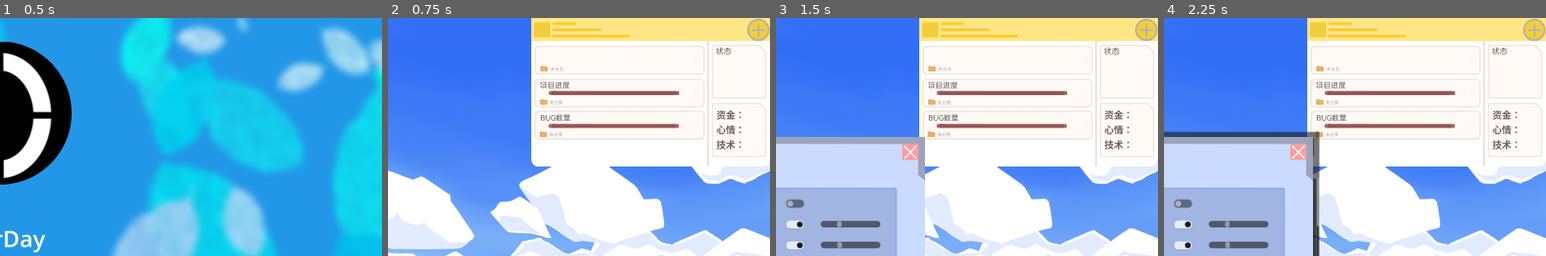
Above: before the commit, frames 1-4 (left to right).
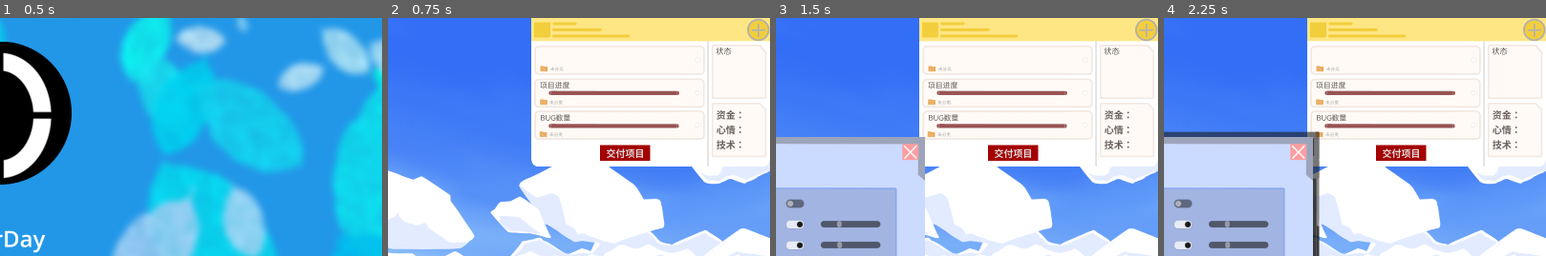
Above: after the commit, the same moments.

Repository: qfwj-lyy/DD
Game: Godot game, scene res://scenes/game_manager.tscn
Two runs of this game, one before a commit and one after it. Both use one fixed random seed, a clock stepped at 60 frames per second and the inputs below.
Inputs (mouse positions are % of the whole screen's width and height, from its top left):
- Up to frame 1 (0.5 s): no input
- Up to frame 2 (0.75 s): click (50, 69) at 0.5 s
- Up to frame 3 (1.5 s): click "设置" at 1.25 s
- Up to frame 4 (2.25 s): click "浏览器" at 2 s
The pictures show only the part of the screen within x 50-100%, y 0-50%; the shares and areas given below are measured in that part.

Frame 1 is identical in both runs. In frame 2, 0.9% of the frame differs, in the area x 55-69%, y 53-60%; in frame 3, 0.9%; in frame 4, 0.9%.

Commit message:
add red deliver

Diff:
--- a/scenes/computer_scene/computer_scene.tscn
+++ b/scenes/computer_scene/computer_scene.tscn
@@ -688,6 +688,9 @@
 &"button_up": SubResource("Animation_5yyiv")
 }
 
+[sub_resource type="StyleBoxFlat" id="StyleBoxFlat_2f0w7"]
+bg_color = Color(0.6431373, 0, 0, 1)
+
 [sub_resource type="GDScript" id="GDScript_d84jm"]
 script/source = "extends Control
 @onready var get_deposit_label: Label = $GetDepositLabel
@@ -2537,12 +2540,16 @@
 theme_override_font_sizes/font_size = 20
 
 [node name="DeliverProjectButton" type="Button" parent="PropertyManager"]
-visible = false
 layout_mode = 0
 offset_left = 231.0
 offset_top = 427.0
 offset_right = 399.0
 offset_bottom = 480.0
+theme_override_styles/normal = SubResource("StyleBoxFlat_2f0w7")
+theme_override_styles/pressed = SubResource("StyleBoxFlat_2f0w7")
+theme_override_styles/hover = SubResource("StyleBoxFlat_2f0w7")
+theme_override_styles/disabled = SubResource("StyleBoxFlat_2f0w7")
+theme_override_styles/focus = SubResource("StyleBoxFlat_2f0w7")
 text = "交付项目"
 
 [node name="LabelProperty" type="Control" parent="PropertyManager"]
Not shown: 1 places in scenes/computer_scene/computer_scene.tscn that only renumber resources
